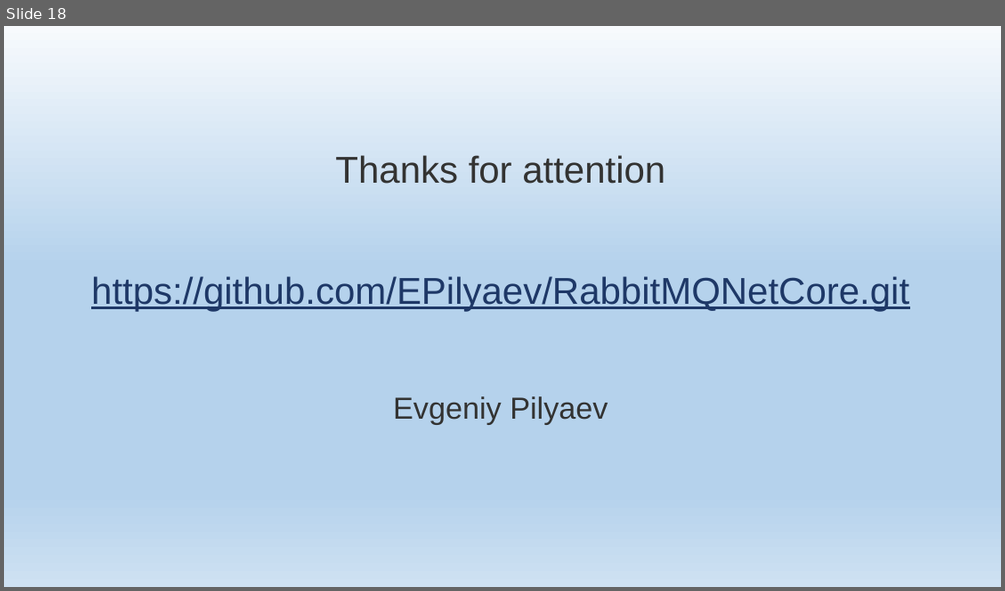
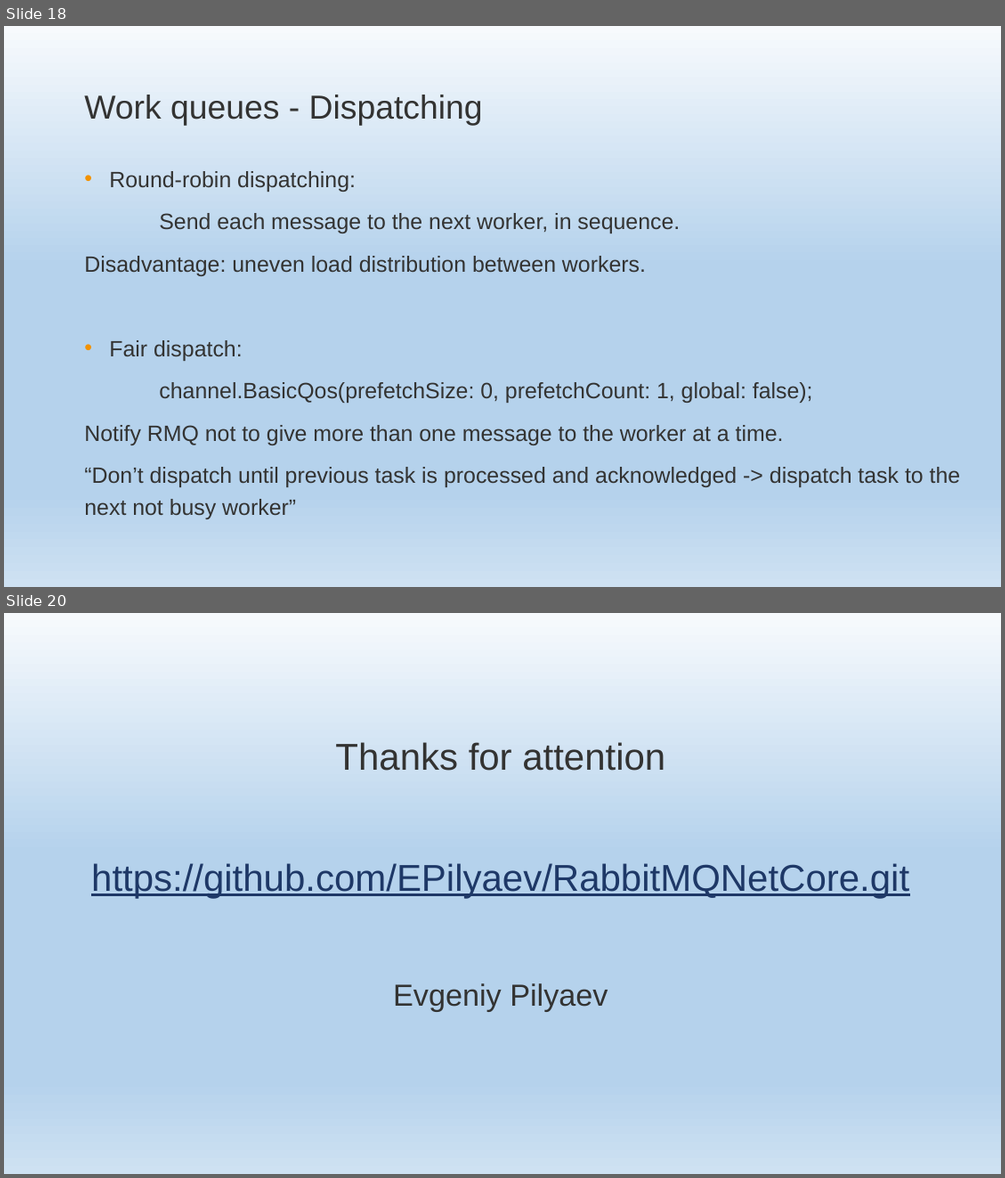
Before and after one commit to EPilyaev/RabbitMQNetCore, a slide deck: RabbitMQNetCore.pptm. Shown one above the other, each under a label of ours: slide 18 before the commit, slides 18 and 20 after it; the slides between them are not shown. The pictures are 1005x591 and 1005x1178 pixels, drawn with LibreOffice and Linux fonts; fonts in the diff are those of the drawing; background and template pictures are left out. Boxes give left, top, right and bottom in pixels: in the first picture for what was removed or moved away, otherwise in the second. Text is boxed around its words. In the diff, an @@ line names an element or a change of style, - is before the commit and + after.

Commit message:
Start Worker, add Dispatching

```diff
--- a/RabbitMQNetCore.pptm
+++ b/RabbitMQNetCore.pptm
@@ slide 18 added at box(4, 26, 1001, 587), background gradient #F7FAFD to #B5D2EC to #CEE1F2 @@
@@ title added at box(84, 95, 483, 126), 48 pt, text #333332 @@
+Work queues - Dispatching
@@ text added at box(84, 171, 961, 519), 32 pt, text #333332 @@
+• Round-robin dispatching:
+Send each message to the next worker, in sequence.
+Disadvantage: uneven load distribution between workers.
+• Fair dispatch:
+channel.BasicQos(prefetchSize: 0, prefetchCount: 1, global: false);
+Notify RMQ not to give more than one message to the worker at a time.
+“Don’t dispatch until previous task is processed and acknowledged -> dispatch task to the next not busy worker”
@@ what was slide 18 is now slide 20 @@
```
Also in this commit, not shown: 1 slide changed, 1 other slide added, 1 other file.
